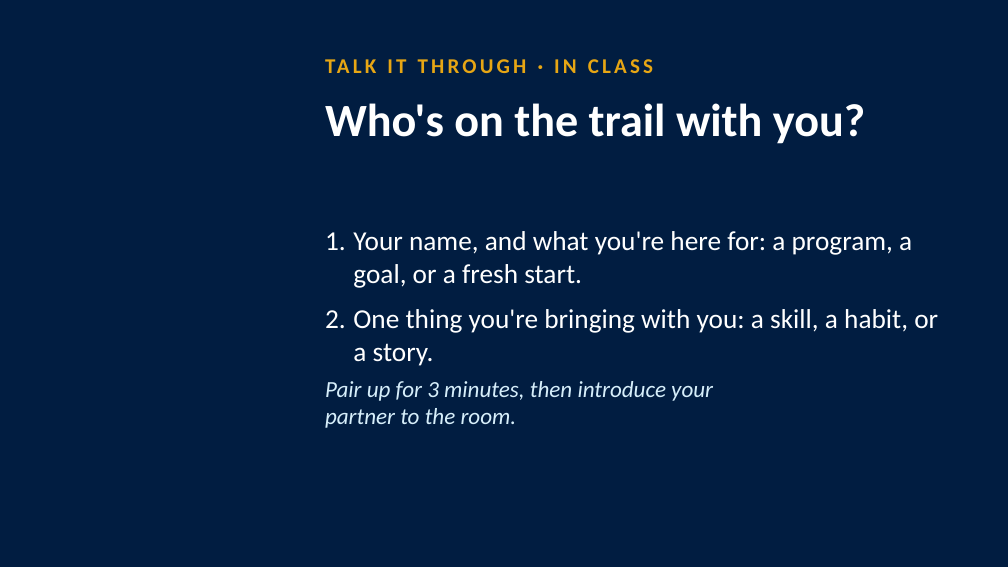
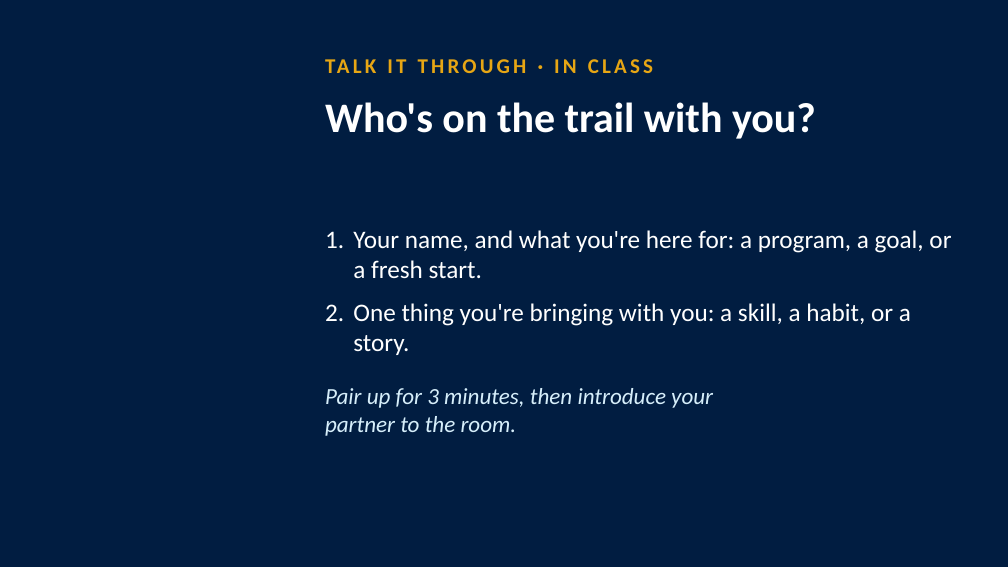
Before and after one commit to octc-instructional-design/FYE100-pathfinder-guidebook, a slide deck: slide 14 of downloads/slides/FYE100-Module01-Instructor-Slides.pptx. Drawn at 1008x567 pixels with LibreOffice and Linux fonts; fonts in the diff are those of the drawing; background and template pictures are left out. Boxes give left, top, right and bottom in pixels: in the first picture for what was removed or moved away, otherwise in the second. Text is boxed around its words. In the diff, an @@ line names an element or a change of style, - is before the commit and + after.

```diff
--- a/downloads/slides/FYE100-Module01-Instructor-Slides.pptx
+++ b/downloads/slides/FYE100-Module01-Instructor-Slides.pptx
@@ title "Who's on the trail with ..." at (x1=325, y1=102, x2=816, y2=139): size 44 to 40 pt @@
@@ text "Your name, and what you're ..." at (x1=353, y1=230, x2=951, y2=355): size 26 to 24 pt @@
@@ text "Pair up for 3 minutes, ..." moved from (x1=325, y1=381, x2=713, y2=428) to (x1=325, y1=388, x2=713, y2=436) @@
```
Also in this commit, not shown: 30 other files.
